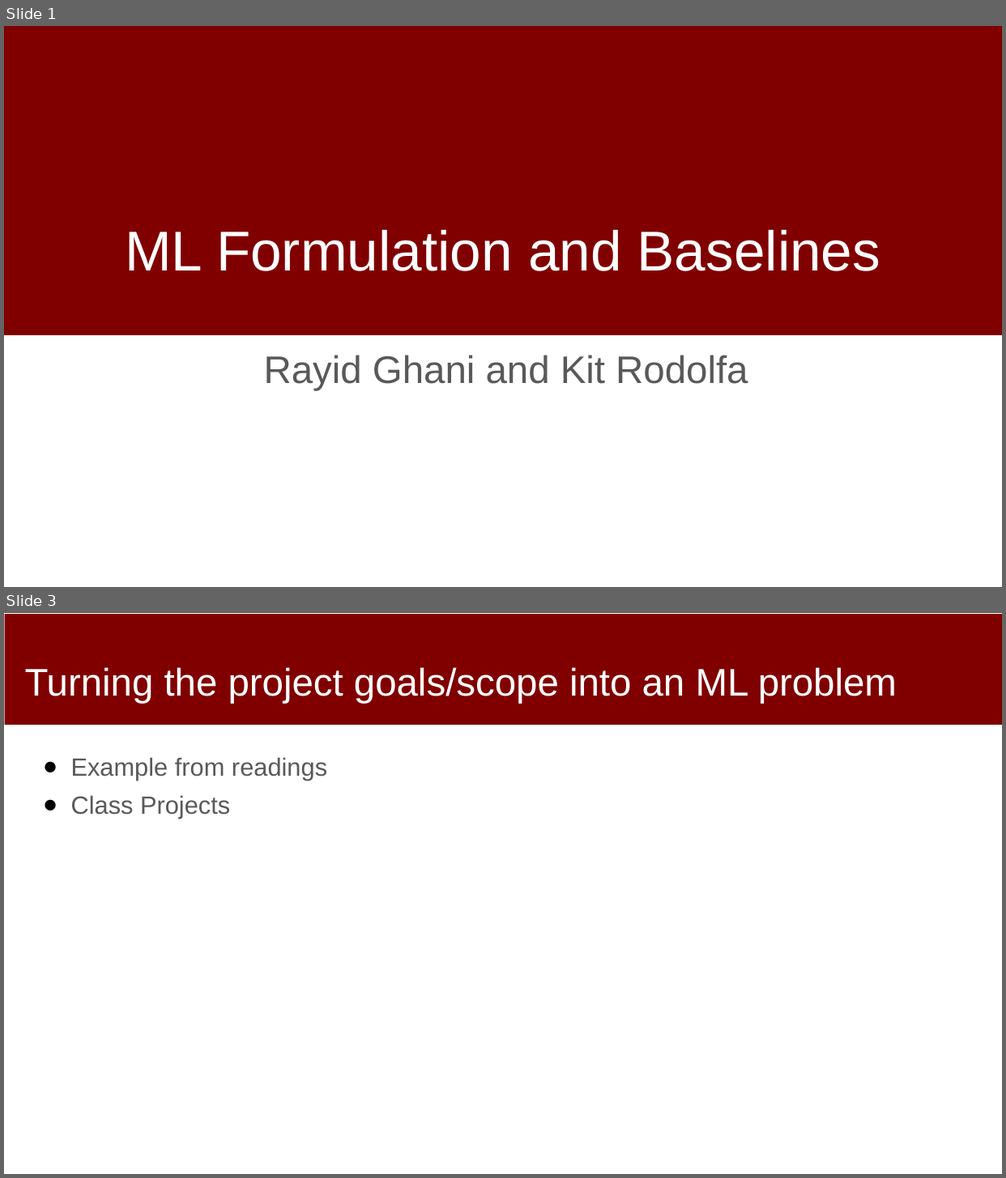
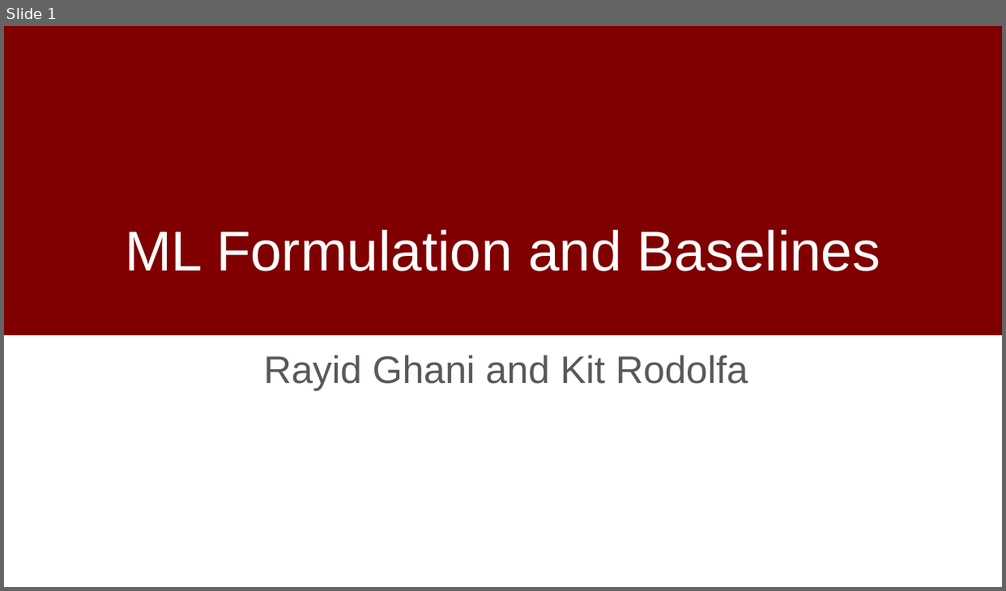
Before and after one commit to dssg/mlforpublicpolicylab, a slide deck: 03 - Data Exploration, Analytical Formulation, and Baselines/formulation-discussion.pptx. Shown one above the other, each under a label of ours: slides 1 and 3 before the commit, slide 1 after it; the slides between them are not shown. The pictures are 1006x1178 and 1006x591 pixels, drawn with LibreOffice and Linux fonts; fonts in the diff are those of the drawing; background and template pictures are left out. Boxes give left, top, right and bottom in pixels: in the first picture for what was removed or moved away, otherwise in the second. Text is boxed around its words. In the diff, an @@ line names an element or a change of style, - is before the commit and + after.

```diff
--- a/03 - Data Exploration, Analytical Formulation, and Baselines/formulation-discussion.pptx
+++ b/03 - Data Exploration, Analytical Formulation, and Baselines/formulation-discussion.pptx
@@ slide 3 removed at (4, 613, 1002, 1174), background #FFFFFF @@
@@ rectangle removed at (5, 614, 1002, 725) @@
@@ title removed at (25, 667, 897, 703) @@
-Turning the project goals/scope into an ML problem
@@ text removed at (71, 757, 327, 819) @@
-● Example from readings
-● Class Projects
```
Also in this commit, not shown: 6 slides added, 4 other slides removed.
